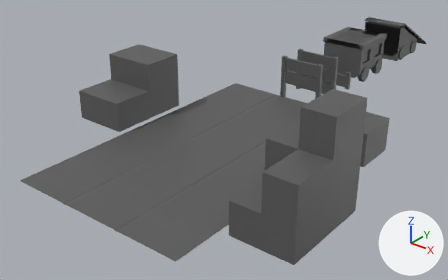
Before and after pictures for a commit that changed the FBX model Simple runner game/Assets/Meshes/Props.fbx.
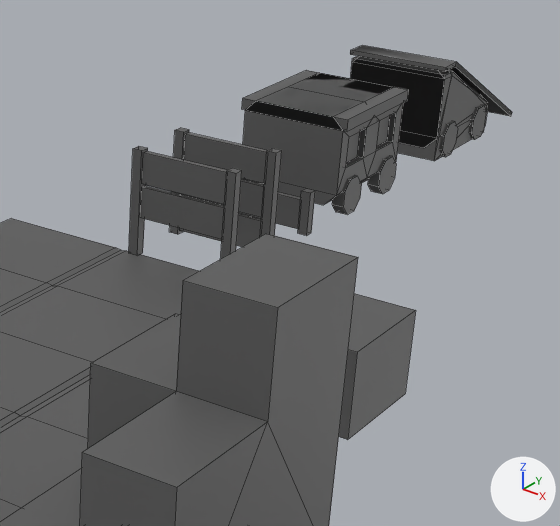
Each version appears first whole from a 50 mm camera at (22.2, -36.7, 17.4) aimed at (-2.7, -5.6, -1.9), and next in a close-up on the part from 52% to 99% of the width and 0% to 72% of the height. Arrows for +X, +Y and +Z are at lower right; the lights stay in place. The close-ups show mesh edges as thin lines. Where no turn or scale is listed for an object, it has been applied to the vertices.

In view in the first close-up: 'Car', 'Car Collider', 'Car ramp', 'Car ramp Collider', 'Ramp Collider', 'TestSegment', 'Wall', 'Wall_bendOver', 'Wall_jump'.
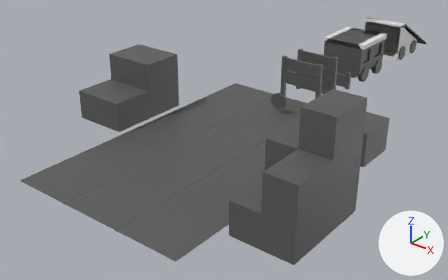
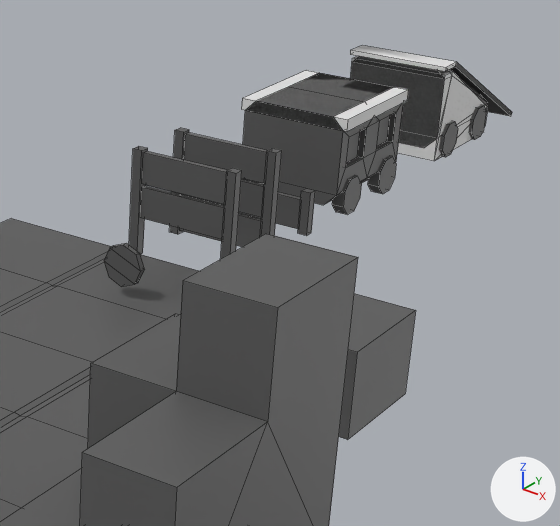
Boxes (x1, y1, x2, y2) around the edits, measured in the close-ups (560 x 526 px):
'Car ramp Collider', recoloured
    both: (350, 56, 487, 161)
'Car Collider', recoloured (grey to white)
    both: (242, 70, 408, 131)
'Coin', added
    after: (104, 243, 145, 287)
'Ramp Collider', recoloured (grey to white)
    both: (350, 45, 457, 72)

What the commit changed:
Material 'Collider' (mat_collider) is new.
Its base color is (0.8, 0.8, 0.8) (white #e7e7e7).
me_car_collider has 8 vertices, 6 faces and spans x -1.77..1.77, y -4.0..0.0, z 2.77..3.13.
me_car_collider no longer uses material mat_base_material (dark grey #5c5c5c).
me_car_collider now uses material mat_collider (white #e7e7e7).
me_ramp_collider has 12 vertices, 10 faces and spans x -1.69..1.69, y -4.13..2.37, z 0.02..3.19.
me_ramp_collider no longer uses material mat_base_material (dark grey #5c5c5c).
me_ramp_collider now uses material mat_collider (white #e7e7e7).
me_car_ramp_collider has 10 vertices, 11 faces and spans x -1.65..1.65, y -4.0..0.0, z 0.0..2.91.
me_car_ramp_collider no longer uses material mat_base_material (dark grey #5c5c5c).
me_car_ramp_collider now uses material mat_collider (white #e7e7e7).
Mesh me_coin is new.
It is an 8-sided cylinder along y spanning x -0.597..0.597, y -0.086..0.086, z -0.597..0.597.
It uses material mat_base_material (dark grey #5c5c5c).
Object 'Coin' (ob_coin) is new; it shows me_coin.
Its location is (-0.01, -2.86, 0.93).
